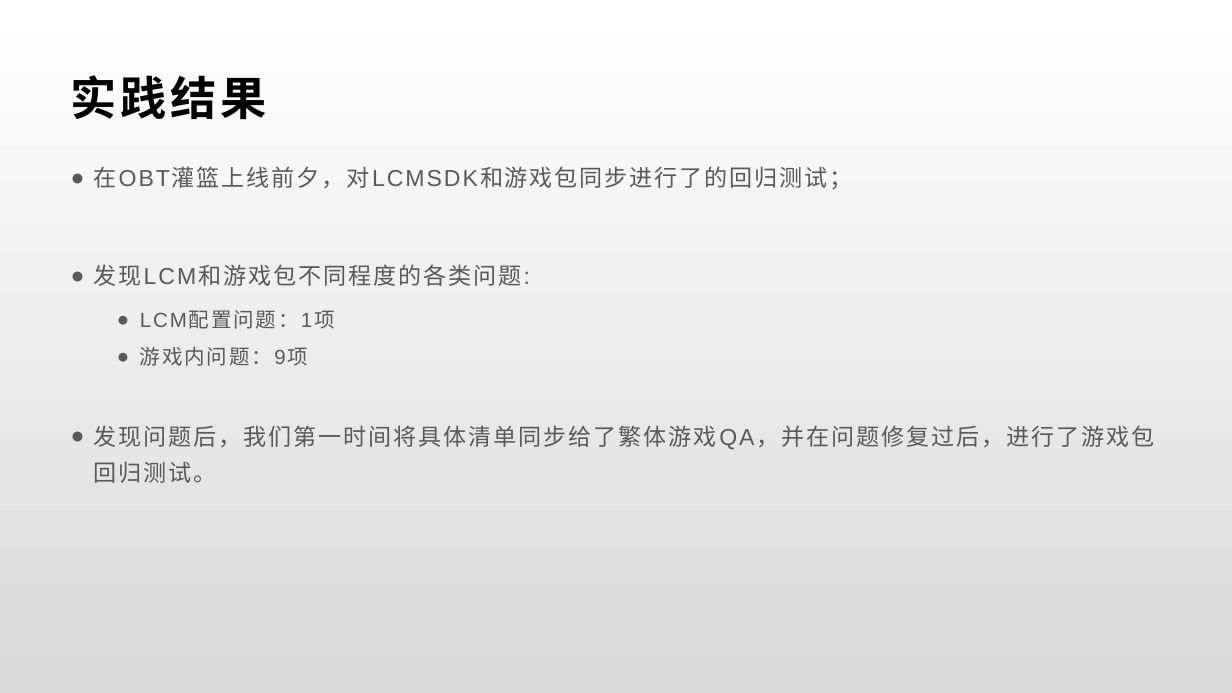
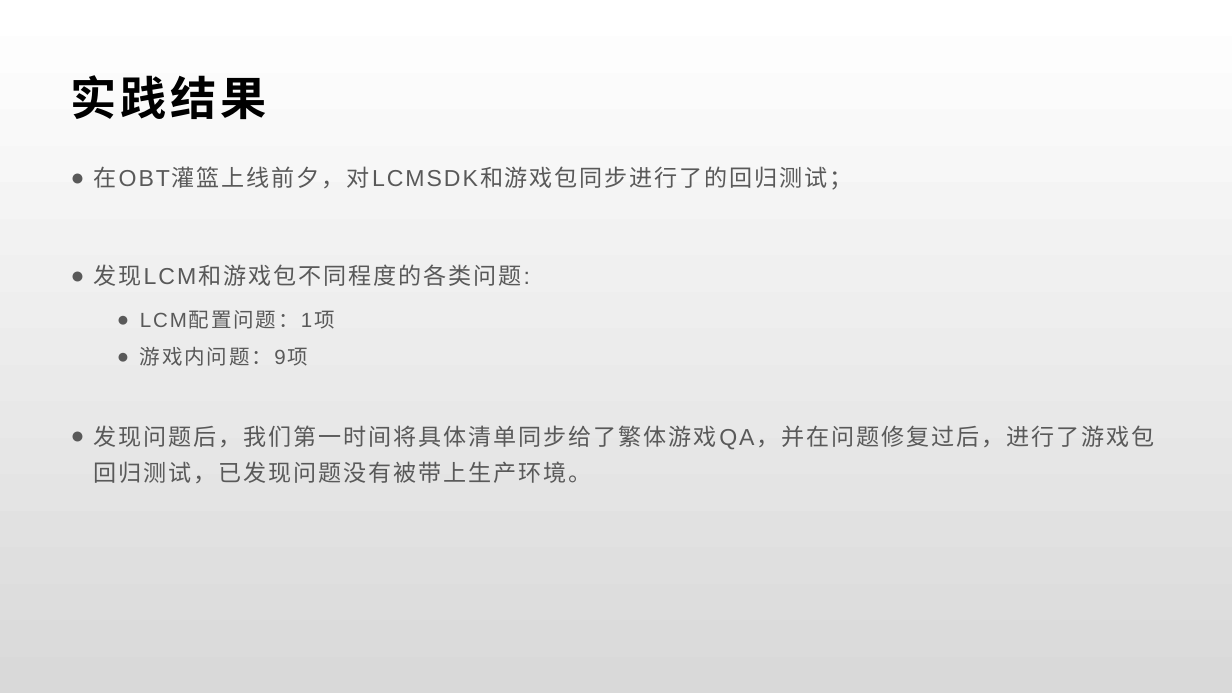
Before and after one commit to Rexixe1993/JavaScriptLesson, a slide deck: slide 8 of 全球版灌篮OBT复盘总结.pptx. Drawn at 1232x693 pixels with LibreOffice and Linux fonts; fonts in the diff are those of the drawing. Boxes give left, top, right and bottom in pixels: in the first picture for what was removed or moved away, otherwise in the second. Text is boxed around its words. In the diff, an @@ line names an element or a change of style, - is before the commit and + after.

```diff
--- a/全球版灌篮OBT复盘总结.pptx
+++ b/全球版灌篮OBT复盘总结.pptx
@@ text at bbox=[94, 425, 1154, 483]: text changed @@
-● 发现问题后，我们第一时间将具体清单同步给了繁体游戏QA，并在问题修复过后，进行了游戏包回归测试。
+● 发现问题后，我们第一时间将具体清单同步给了繁体游戏QA，并在问题修复过后，进行了游戏包回归测试，已发现问题没有被带上生产环境。
```
Also in this commit, not shown: 4 other slides changed, 2 slides added.
